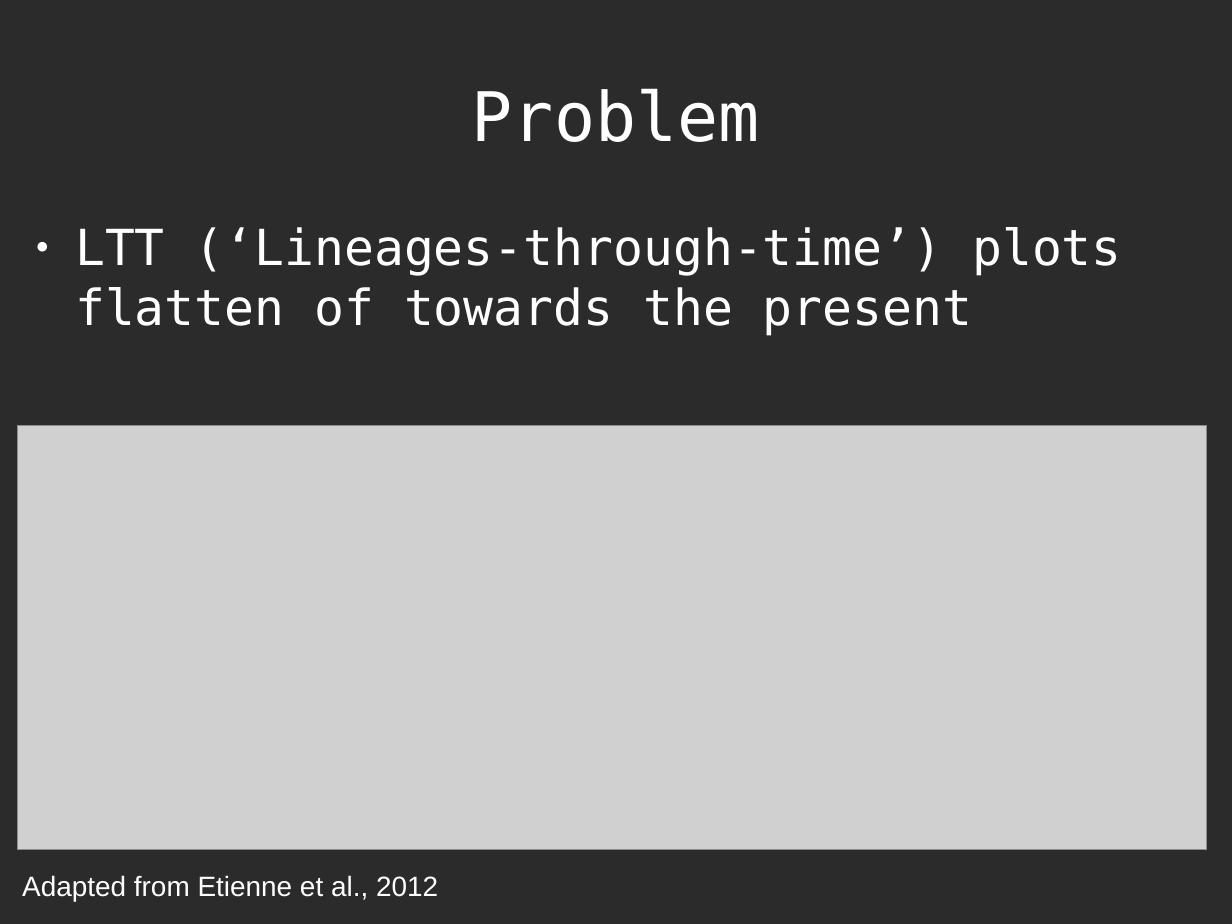
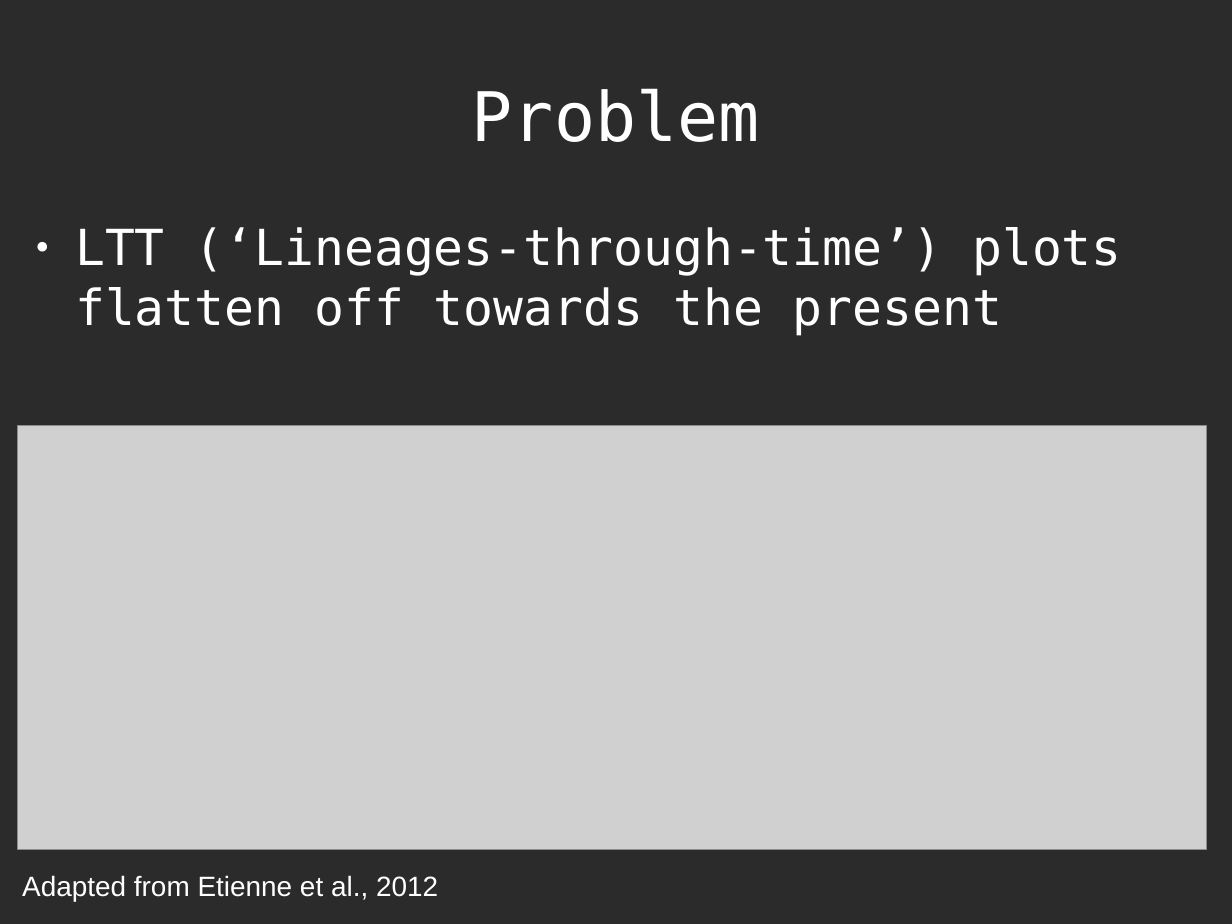
Before and after one commit to richelbilderbeek/Science, a slide deck: slide 2 of Bilderbeek20161214TeceMeeting/20161214TeceMeeting.odp. Drawn at 1232x924 pixels with LibreOffice and Linux fonts; fonts in the diff are those of the drawing; grey boxes stand for pictures; background and template pictures are left out; a plain dark background stands for a picture behind light text. Boxes give left, top, right and bottom in pixels: in the first picture for what was removed or moved away, otherwise in the second. Text is boxed around its words. In the diff, an @@ line names an element or a change of style, - is before the commit and + after.

```diff
--- a/Bilderbeek20161214TeceMeeting/20161214TeceMeeting.odp
+++ b/Bilderbeek20161214TeceMeeting/20161214TeceMeeting.odp
@@ text at box(75, 227, 1122, 336): text changed @@
-● LTT (‘Lineages-through-time’) plots flatten of towards the present
+● LTT (‘Lineages-through-time’) plots flatten off towards the present
```
Also in this commit, not shown: 6 other slides changed, 3 slides added, 1 slide removed, 8 other files.
